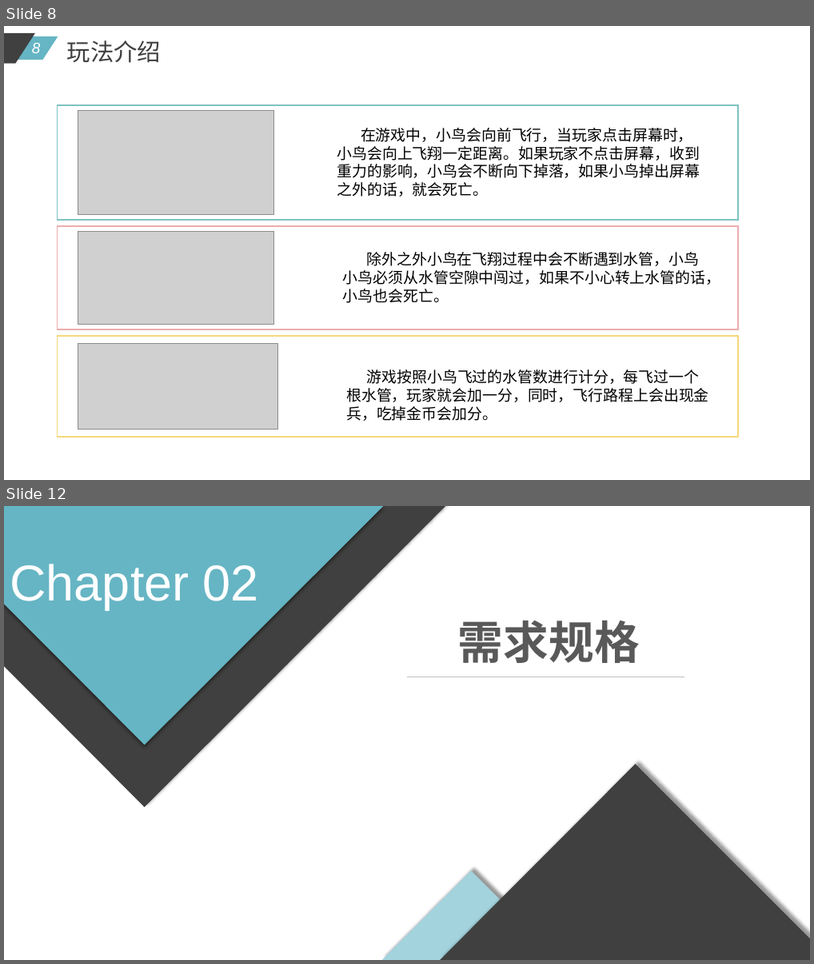
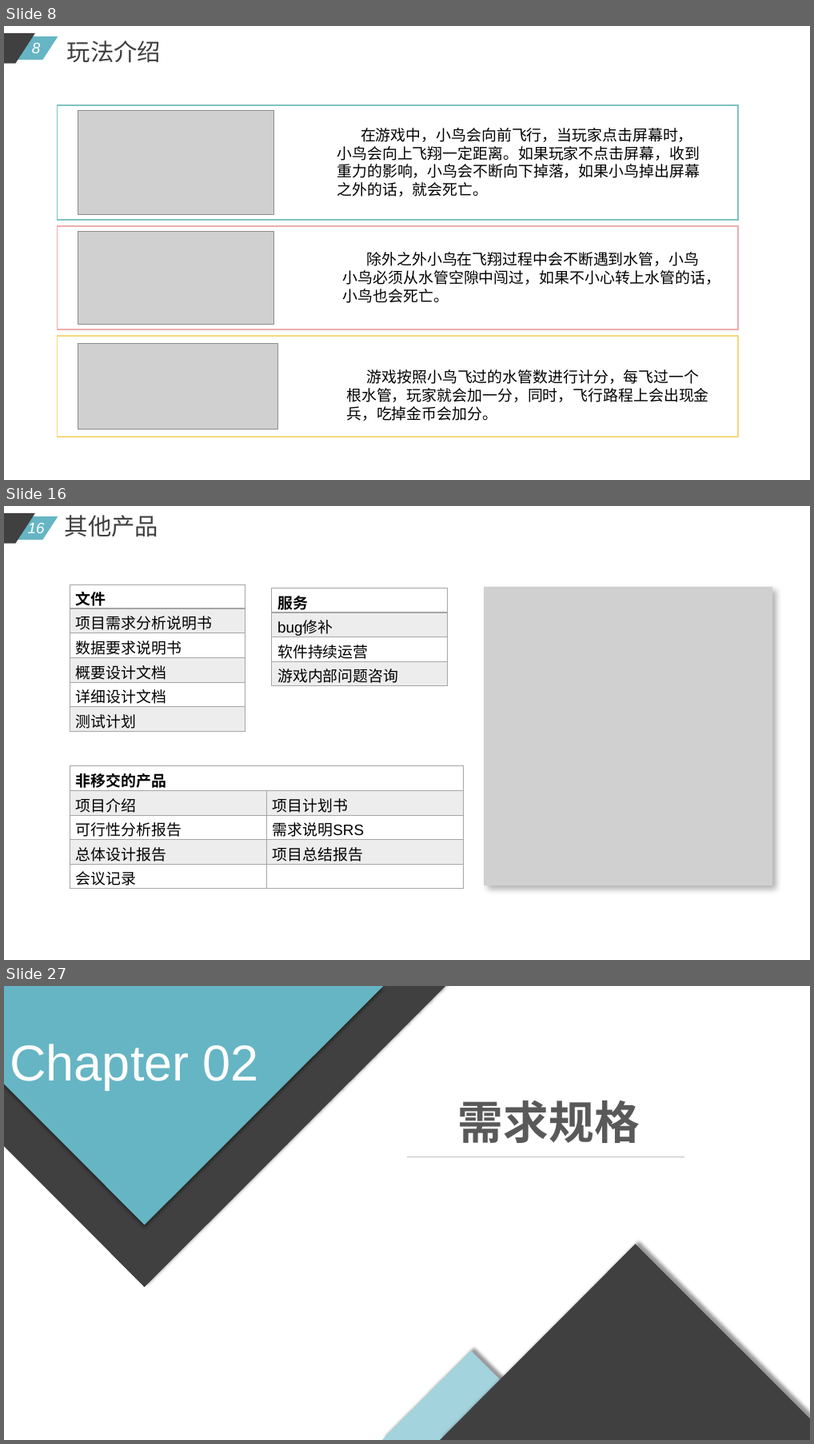
Before and after one commit to diligentsun/new-flappy-bird, a slide deck: 项目总结/项目总结.pptx. Shown one above the other, each under a label of ours: slides 8 and 12 before the commit, slides 8, 16 and 27 after it; the slides between them are not shown. The pictures are 814x964 and 814x1444 pixels, drawn with LibreOffice and Linux fonts; fonts in the diff are those of the drawing; grey boxes stand for pictures. Boxes give left, top, right and bottom in pixels: in the first picture for what was removed or moved away, otherwise in the second. Text is boxed around its words. In the diff, an @@ line names an element or a change of style, - is before the commit and + after.

```diff
--- a/项目总结/项目总结.pptx
+++ b/项目总结/项目总结.pptx
@@ slide 16 added at [4, 506, 810, 960], background #FFFFFF; not listed: 3 template elements that a slide beside it also shows @@
@@ text added at [65, 515, 158, 537], 28 pt, text #404040 @@
+其他产品
@@ table added at [70, 584, 246, 735], 6 rows, 1 columns @@
+文件
+项目需求分析说明书
+数据要求说明书
+概要设计文档
+详细设计文档
+测试计划
@@ table added at [272, 588, 447, 689], 4 rows, 1 columns @@
+服务
+bug修补
+软件持续运营
+游戏内部问题咨询
@@ picture added at [484, 587, 774, 886] @@
@@ table added at [70, 766, 463, 892], 5 rows, 2 columns @@
+非移交的产品 | 
+项目介绍 | 项目计划书
+可行性分析报告 | 需求说明SRS
+总体设计报告 | 项目总结报告
+会议记录 | 
@@ what was slide 12 is now slide 27 @@
```
Also in this commit, not shown: 5 slides changed, 16 other slides added, 1 slide removed, 5 other files.
